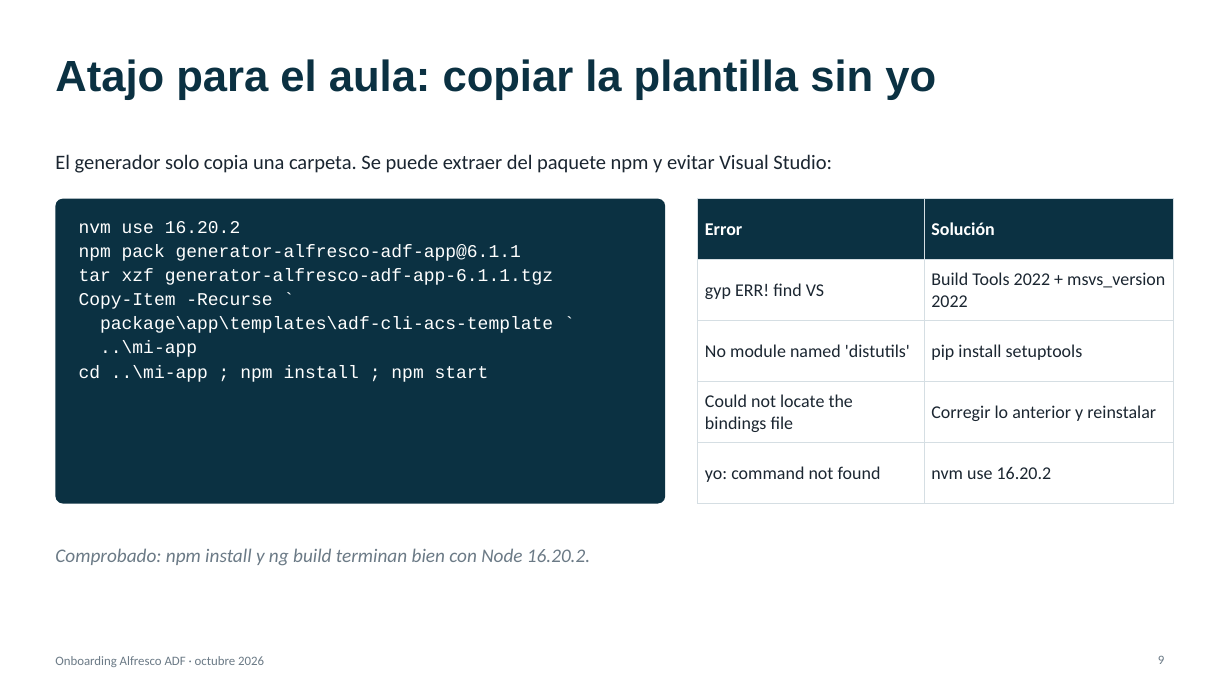
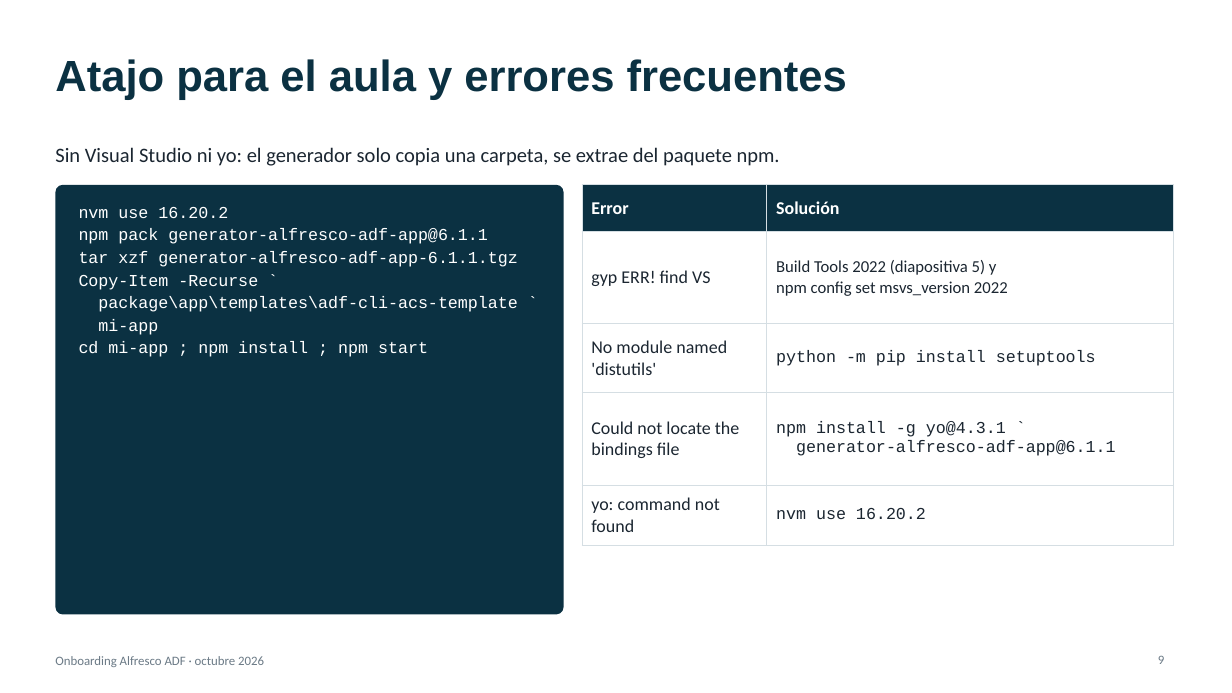
Before and after one commit to renzoqamao/alfresco-adf-onboarding, a slide deck: slide 9 of docs/onboarding-adf.pptx. Drawn at 1232x693 pixels with LibreOffice and Linux fonts; fonts in the diff are those of the drawing. Boxes give left, top, right and bottom in pixels: in the first picture for what was removed or moved away, otherwise in the second. Text is boxed around its words. In the diff, an @@ line names an element or a change of style, - is before the commit and + after.

```diff
--- a/docs/onboarding-adf.pptx
+++ b/docs/onboarding-adf.pptx
@@ title at (55,59,847,100): text changed @@
-Atajo para el aula: copiar la plantilla sin yo
+Atajo para el aula y errores frecuentes
@@ text at (55,147,780,166): text changed @@
-El generador solo copia una carpeta. Se puede extraer del paquete npm y evitar Visual Studio:
+Sin Visual Studio ni yo: el generador solo copia una carpeta, se extrae del paquete npm.
@@ rounded rectangle: place and size @@
-rounded rectangle at (55,199,665,504)
+rounded rectangle at (55,185,564,615)
@@ rounded rectangle at (55,185,564,615): proportions changed @@
@@ text at (79,207,518,312): size 14 to 13 pt in "nvm use 16.20.2", "npm pack generator-alfresco-adf-app@6.1.1", "tar xzf generator-alfresco-adf-app-6.1.1.tgz", "Copy-Item -Recurse `" and 1 more places @@
@@ text "nvm use 16.20.2": place and size @@
-text "nvm use 16.20.2" at (79,221,553,382)
+text "nvm use 16.20.2" at (79,207,518,357)
@@ table at (582,185,1174,536) @@
-row 2, column 2: Build Tools 2022 + msvs_version 2022
+row 2, column 2: Build Tools 2022 (diapositiva 5) y / npm config set msvs_version 2022
-row 3, column 2: pip install setuptools
+row 3, column 2: python -m pip install setuptools
-row 4, column 2: Corregir lo anterior y reinstalar
+row 4, column 2: npm install -g yo@4.3.1 ` / generator-alfresco-adf-app@6.1.1
@@ size 14 to 13 pt, font Calibri to Courier New in "nvm use 16.20.2" @@
@@ table: place and size @@
-table at (698,199,1174,486)
+table at (582,185,1174,536)
@@ text at (79,319,428,357): text changed; size 14 to 13 pt @@
-..\mi-app
-cd ..\mi-app ; npm install ; npm start
+mi-app
+cd mi-app ; npm install ; npm start
@@ text removed at (55,548,590,566) @@
-Comprobado: npm install y ng build terminan bien con Node 16.20.2.
```
Also in this commit, not shown: 11 other slides changed, 3 slides added, 2 slides removed, 4 other files.
